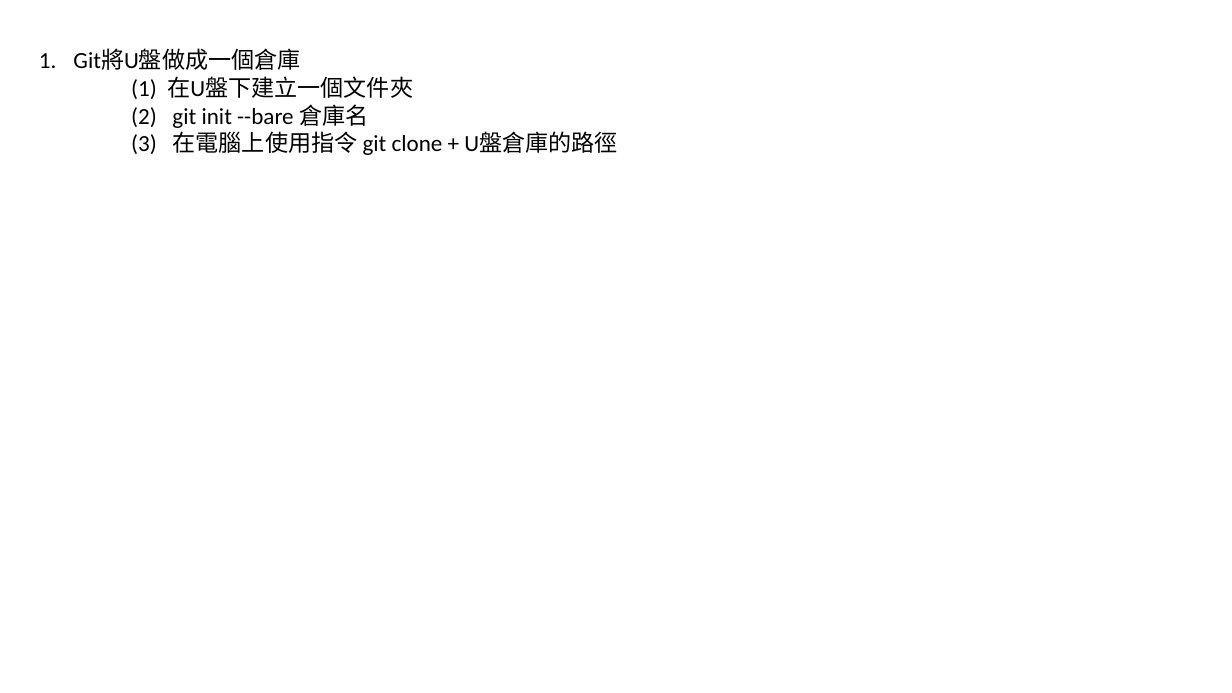
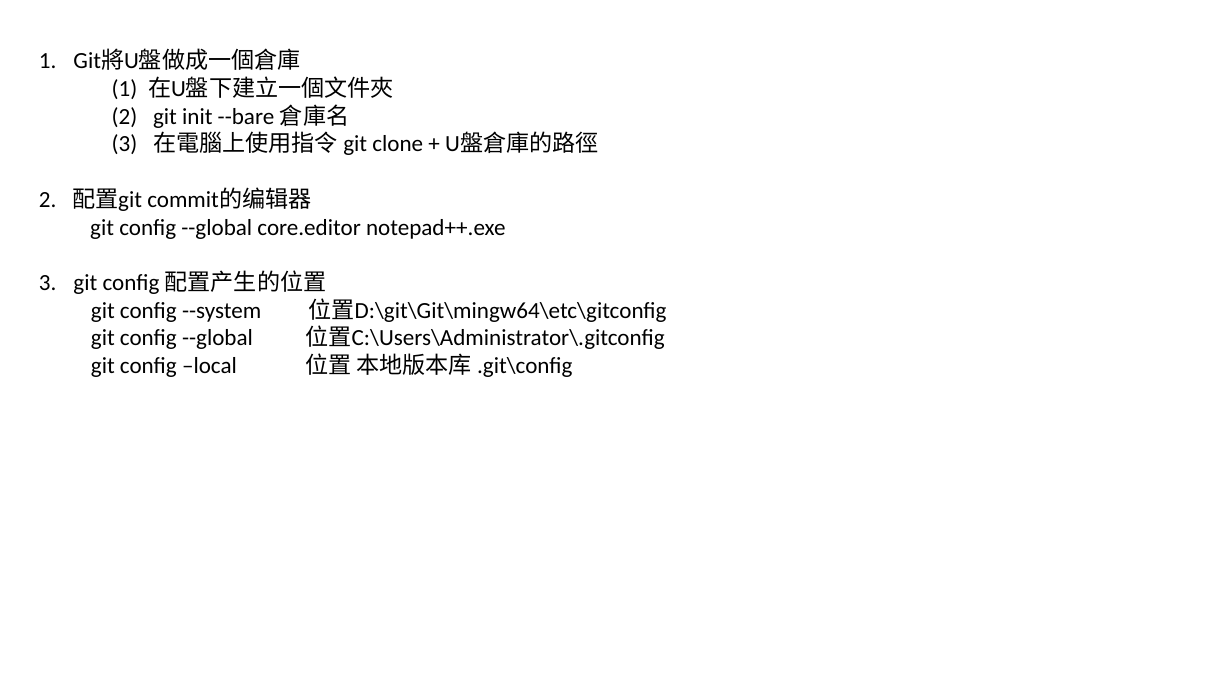
Before and after one commit to luchaojun/ChaojunStudy, a slide deck: slide 3 of GitStudy/GitStudy.pptx. Drawn at 1232x693 pixels with LibreOffice and Linux fonts; fonts in the diff are those of the drawing. Boxes give left, top, right and bottom in pixels: in the first picture for what was removed or moved away, otherwise in the second. Text is boxed around its words. In the diff, an @@ line names an element or a change of style, - is before the commit and + after.

Commit message:
Add the git.editor config Add the git config file location

```diff
--- a/GitStudy/GitStudy.pptx
+++ b/GitStudy/GitStudy.pptx
@@ text at [39, 187, 666, 377]: paragraphs added @@
+2. 配置git commit的编辑器
+  git config --global core.editor notepad++.exe
+  3. git config 配置产生的位置
+  git config --system 位置D:\git\Git\mingw64\etc\gitconfig
+  git config --global 位置C:\Users\Administrator\.gitconfig
+  git config –local 位置 本地版本库 .git\config
```
